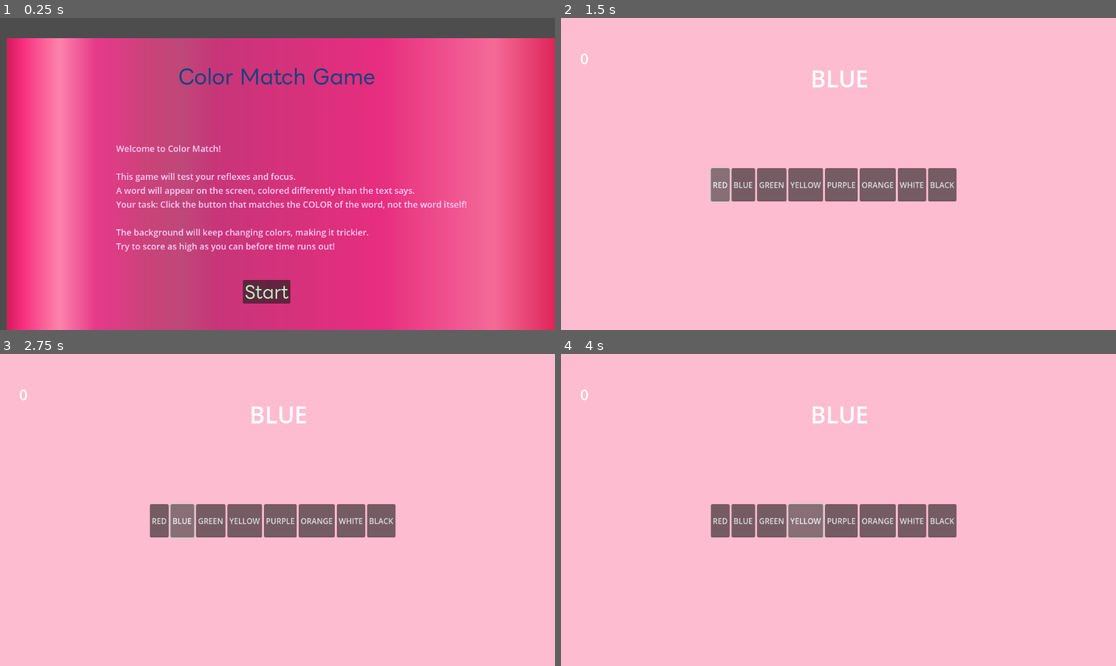
Above: before the commit, frames 1-4 (two rows, left to right).
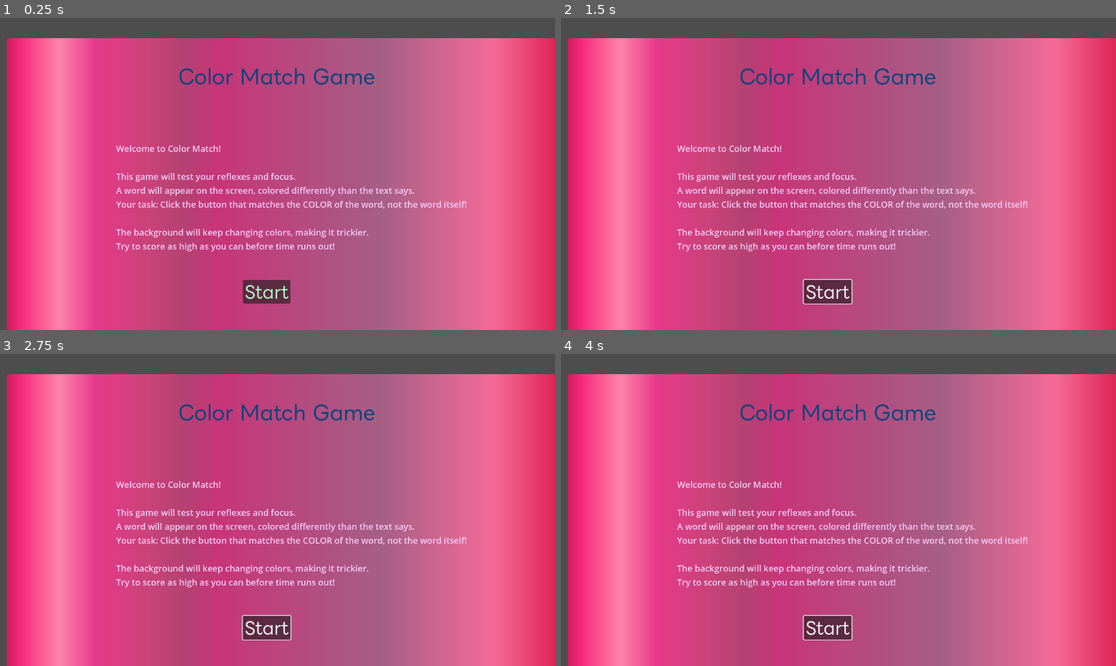
Above: after the commit, the same moments.

Repository: djimichristy-art/ColorMatch
Game: Godot game, scene res://startpage.tscn
Same seed, same stepped clock (60 frames per second), same inputs: the game is played once before the commit and once after it.
Inputs (mouse positions are in pixels of both pictures, inside the frame that each line leads up to):
- Up to frame 1 (0.25 s): no input
- Up to frame 2 (1.5 s): click "Start" at 0.5 s; click (721, 183) at 1.25 s, where only the run before the commit has a clickable "RED"
- Up to frame 3 (2.75 s): click (183, 519) at 2 s, where only the run before the commit has a clickable "BLUE"
- Up to frame 4 (4 s): click (771, 519) at 2.75 s, where only the run before the commit has a clickable "GREEN"; click (805, 519) at 3.5 s, where only the run before the commit has a clickable "YELLOW"

The runs differ from the first frame. In frame 1, 28% of the frame differs, in the area x 49-82%, y 6-100%; in frame 2, 100%, in the area x 0-100%, y 0-100%; in frame 3, 100%; in frame 4, 100%.
Error before the commit: Attempt to call function 'get_meta' in base 'null instance' on a null instance. (res://color_match.gd:49)

Commit message:
added sound to oth thesatrt and end pages

Diff:
--- a/color_match.gd
+++ b/color_match.gd
@@ -1,64 +1,100 @@
-extends Control  # <-- CONTROL, not Node2D
+
+extends Control
+
+# --- Constants ---
+var COLORS = ["RED", "BLUE", "GREEN", "YELLOW", "PURPLE", "ORANGE", "WHITE", "BLACK"]
+var COLOR_VALUES = {
+	"RED": Color(1,0,0),
+	"BLUE": Color(0,0,1),
+	"GREEN": Color(0,1,0),
+	"YELLOW": Color(1,1,0),
+	"PURPLE": Color(0.5,0,0.5),
+	"ORANGE": Color(1,0.5,0),
+	"WHITE": Color(1,1,1),
+	"BLACK": Color(0,0,0)
+}
 
 # --- Variables ---
-var COLORS = ["RED", "BLUE", "GREEN", "YELLOW", "PURPLE", "ORANGE", "WHITE", "BLACK"]
-var COLOR_VALUES = {
-	"RED": Color.RED,
-	"BLUE": Color.BLUE,
-	"GREEN": Color.GREEN,
-	"YELLOW": Color.YELLOW,
-	"PURPLE": Color(0.5, 0, 0.5),
-	"ORANGE": Color(1, 0.5, 0),
-	"WHITE": Color.WHITE,
-	"BLACK": Color.BLACK
-}
+var score: int = 0
+var time_left: int = 20
+var current_color_name: String = ""
+var bg_timer_counter: float = 0
 
-var current_color_name = ""
-var score = 0
+# --- Nodes ---
+@onready var word_label = $WordLabel
+@onready var score_label = $ScoreLabel
+@onready var timer_label = $TimerLabel
+@onready var timer = $GameTimer
+@onready var buttons_container = $ButtonsContainer
+@onready var background = $Background  # ColorRect
 
-# --- Called when the scene is ready ---
+# --- Ready ---
 func _ready():
 	randomize()
 	score = 0
+	time_left = 20
 	update_score_label()
+	update_timer_label()
 	pick_new_color()
 
-	# Assign each button its color name in metadata (all caps)
-	$ButtonRed.set_meta("color_name", "RED")
-	$ButtonBlue.set_meta("color_name", "BLUE")
-	$ButtonGreen.set_meta("color_name", "GREEN")
-	$ButtonYellow.set_meta("color_name", "YELLOW")
-	$ButtonPurple.set_meta("color_name", "PURPLE")
-	$ButtonOrange.set_meta("color_name", "ORANGE")
-	$ButtonWhite.set_meta("color_name", "WHITE")
-	$ButtonBlack.set_meta("color_name", "BLACK")
+	# Connect buttons
+	if buttons_container:
+		for button in buttons_container.get_children():
+			var color_name = button.name.replace("Button","").to_upper()
+			button.set_meta("COLOR_NAME", color_name)
+			if COLOR_VALUES.has(color_name):
+				button.modulate = COLOR_VALUES[color_name]
+			if not button.pressed.is_connected(self._on_answer_button_pressed):
+				button.pressed.connect(_on_answer_button_pressed, [button])
 
-	# Connect all buttons to the same function
-	for button in [$ButtonRed, $ButtonBlue, $ButtonGreen, $ButtonYellow, $ButtonPurple, $ButtonOrange, $ButtonWhite, $ButtonBlack]:
-		button.connect("pressed", self, "_on_answer_button_pressed")
+	if timer:
+		timer.start()
+	else:
+		print("Timer node not found!")
 
-# --- Pick a new random color name ---
+# --- Pick new color ---
 func pick_new_color():
+	if COLORS.size() == 0: return
 	current_color_name = COLORS[randi() % COLORS.size()]
-	$WordLabel.text = current_color_name  # Display the color word
-	update_button_colors()
+	if word_label:
+		word_label.text = current_color_name
 
-# --- Update button colors ---
-func update_button_colors():
-	for button in [$ButtonRed, $ButtonBlue, $ButtonGreen, $ButtonYellow, $ButtonPurple, $ButtonOrange, $ButtonWhite, $ButtonBlack]:
-		var name = button.get_meta("color_name")
-		button.modulate = COLOR_VALUES[name]
-
-# --- Update score label ---
-func update_score_label():
-	$ScoreLabel.text = str(score)
-
-# --- Called when any button is pressed ---
-func _on_answer_button_pressed():
-	var button = get_tree().get_sender()  # Get the button pressed
-	var button_color = button.get_meta("color_name")
-
+# --- Button pressed ---
+func _on_answer_button_pressed(button):
+	if button == null: return
+	var button_color = button.get_meta("COLOR_NAME")
 	if button_color == current_color_name:
 		score += 1
 	update_score_label()
 	pick_new_color()
+
+# --- Labels ---
+func update_score_label():
+	if score_label:
+		score_label.text = "Score: " + str(score)
+
+func update_timer_label():
+	if timer_label:
+		timer_label.text = "Time: " + str(time_left)
+
+# --- Background color change ---
+func _process(delta):
+	bg_timer_counter += delta
+	if bg_timer_counter >= 3.0:
+		bg_timer_counter = 0
+		if background:
+			# Lighter random colors so text is readable
+			background.color = Color(randf()*0.6 + 0.4, randf()*0.6 + 0.4, randf()*0.6 + 0.4)
+
+# --- Timer timeout ---
+func _on_GameTimer_timeout():
+	time_left -= 1
+	update_timer_label()
+	if time_left <= 0:
+		if timer:
+			timer.stop()
+		var end_page = get_parent().get_node("EndPage")
+		if end_page:
+			end_page.show_score(score)
+			self.visible = false
+			end_page.visible = true
--- a/color_match.tscn
+++ b/color_match.tscn
@@ -47,7 +47,7 @@
 offset_bottom = 112.0
 theme_override_font_sizes/font_size = 30
 
-[node name="TimeLabel" type="Label" parent="."]
+[node name="TimerLabel" type="Label" parent="."]
 layout_mode = 1
 anchors_preset = 1
 anchor_left = 1.0
@@ -58,7 +58,9 @@
 offset_bottom = 147.0
 grow_horizontal = 0
 
-[node name="ButtonPanel" type="HBoxContainer" parent="."]
+[node name="GameTimer" type="Timer" parent="."]
+
+[node name="ButtonsContainer" type="HBoxContainer" parent="."]
 layout_mode = 1
 anchors_preset = 13
 anchor_left = 0.5
@@ -71,38 +73,37 @@
 grow_horizontal = 2
 grow_vertical = 2
 
-[node name="RedButton" type="Button" parent="ButtonPanel"]
+[node name="RedButton" type="Button" parent="ButtonsContainer"]
 layout_mode = 2
 text = "RED"
 
-[node name="BlueButton" type="Button" parent="ButtonPanel"]
+[node name="BlueButton" type="Button" parent="ButtonsContainer"]
 layout_mode = 2
 text = "BLUE"
 
-[node name="GreenButton" type="Button" parent="ButtonPanel"]
+[node name="GreenButton" type="Button" parent="ButtonsContainer"]
 layout_mode = 2
 text = "GREEN"
 
-[node name="YellowButton" type="Button" parent="ButtonPanel"]
+[node name="YellowButton" type="Button" parent="ButtonsContainer"]
 layout_mode = 2
 text = "YELLOW"
 
-[node name="PurpleButton" type="Button" parent="ButtonPanel"]
+[node name="PurpleButton" type="Button" parent="ButtonsContainer"]
 layout_mode = 2
 text = "PURPLE"
 
-[node name="OrangeButton" type="Button" parent="ButtonPanel"]
+[node name="OrangeButton" type="Button" parent="ButtonsContainer"]
 layout_mode = 2
 text = "ORANGE"
 
-[node name="WhiteButton" type="Button" parent="ButtonPanel"]
+[node name="WhiteButton" type="Button" parent="ButtonsContainer"]
 layout_mode = 2
 text = "WHITE"
 
-[node name="BlackButton" type="Button" parent="ButtonPanel"]
+[node name="BlackButton" type="Button" parent="ButtonsContainer"]
 layout_mode = 2
 text = "BLACK"
 
-[node name="GameTimer" type="Timer" parent="."]
-
-[connection signal="pressed" from="ButtonPanel/RedButton" to="." method="_on_red_button_pressed"]
+[connection signal="timeout" from="GameTimer" to="." method="_on_game_timer_timeout"]
+[connection signal="pressed" from="ButtonsContainer/RedButton" to="." method="_on_red_button_pressed"]
--- a/endpage.gd
+++ b/endpage.gd
@@ -1,16 +1,28 @@
 extends Control
 
+# --- Nodes ---
 @onready var restart_btn = $RestartButton
 @onready var score_label = $ScoreLabel
+@onready var end_audio = $EndPageAudio  # Your AudioStreamPlayer node with the mp3
 
 var final_score: int = 0
 
 func _ready():
-	restart_btn.pressed.connect(_on_restart_pressed)
+	# Connect restart button
+	if not restart_btn.pressed.is_connected(self._on_restart_pressed):
+		restart_btn.pressed.connect(self._on_restart_pressed)
 
+# --- Show final score and play sound ---
 func show_score(score):
 	final_score = score
 	score_label.text = "Your Score: " + str(final_score)
 
+	# Play game over sound
+	end_audio.play()
+
+# --- Restart button pressed ---
 func _on_restart_pressed():
+	# Optional: play click sound if you have one
+	# end_audio.play()  # if you want same sound on restart
+
 	get_tree().change_scene_to_file("res://StartPage.tscn")
--- a/endpage.tscn
+++ b/endpage.tscn
@@ -1,6 +1,7 @@
-[gd_scene load_steps=4 format=3 uid="uid://dstdk4gq0tgdx"]
+[gd_scene load_steps=5 format=3 uid="uid://dstdk4gq0tgdx"]
 
 [ext_resource type="Script" uid="uid://t2qevqcornia" path="res://endpage.gd" id="1_jvdcb"]
+[ext_resource type="AudioStream" uid="uid://cjvj11lcqgyov" path="res://assets/EndPageAudio.mp3" id="2_qvy0f"]
 
 [sub_resource type="Gradient" id="Gradient_1a7p1"]
 colors = PackedColorArray(0.8832991, 0.1550833, 0.3664857, 1, 0.9964269, 0.8082674, 0.46418923, 1)
@@ -18,6 +19,7 @@
 offset_left = -2.0
 offset_right = 1148.0
 offset_bottom = 644.0
+rotation = 0.00366342
 texture = SubResource("GradientTexture1D_jvdcb")
 
 [node name="GameOverLabel" type="Label" parent="."]
@@ -32,10 +34,14 @@
 
 [node name="RestartButton" type="Button" parent="."]
 layout_mode = 0
-offset_left = 515.0
-offset_top = 457.0
-offset_right = 635.0
-offset_bottom = 507.0
+offset_left = 490.0
+offset_top = 446.0
+offset_right = 610.0
+offset_bottom = 496.0
 theme_override_colors/font_color = Color(0.7834733, 0.9171668, 0.79425585, 1)
 theme_override_font_sizes/font_size = 30
 text = "Restart"
+
+[node name="EndPageAudio" type="AudioStreamPlayer2D" parent="."]
+stream = ExtResource("2_qvy0f")
+autoplay = true
--- /dev/null
+++ b/start_page_audio.gd
@@ -0,0 +1,11 @@
+extends AudioStreamPlayer2D
+
+
+# Called when the node enters the scene tree for the first time.
+func _ready() -> void:
+	pass # Replace with function body.
+
+
+# Called every frame. 'delta' is the elapsed time since the previous frame.
+func _process(delta: float) -> void:
+	pass
--- a/startpage.gd
+++ b/startpage.gd
@@ -1,10 +1,13 @@
 extends Control
 
 @onready var start_button = $StartButton
+@onready var start_audio = $StartPageAudio  # optional, if you have a sound
 
 func _ready():
-	start_button.focus_mode = Control.FOCUS_NONE
 	start_button.pressed.connect(_on_start_pressed)
 
 func _on_start_pressed():
-	get_tree().change_scene_to_file("res://color_match.tscn")
+	if start_audio:
+		start_audio.play()
+	# Load the ColorMatchGame scene
+	get_tree().change_scene_to_file("res://ColorMatchGame.tscn")  # Make sure this path matches your file
--- a/startpage.tscn
+++ b/startpage.tscn
@@ -1,11 +1,12 @@
-[gd_scene load_steps=5 format=3 uid="uid://bim2atdxs4x1j"]
+[gd_scene load_steps=6 format=3 uid="uid://bim2atdxs4x1j"]
 
 [ext_resource type="FontFile" uid="uid://bvjm6magbe50j" path="res://assets/LINESeedJP-Regular.ttf" id="1_flpxy"]
 [ext_resource type="Script" uid="uid://d1uho1s5jj61i" path="res://startpage.gd" id="1_t2245"]
+[ext_resource type="AudioStream" uid="uid://cal2kkdap1sh3" path="res://assets/StartPageAudio.mp3" id="3_q8grx"]
 
 [sub_resource type="Gradient" id="Gradient_t2245"]
 offsets = PackedFloat32Array(0, 0.026666667, 0.093333334, 0.16, 0.25333333, 0.32, 0.38, 0.68, 0.88666666, 1)
-colors = PackedColorArray(0.83466315, 0.1142341, 0.37331247, …(117 unchanged characters)… 79599744, 0.26349583, 0.47774768, 1, 0.74903375, 0.2812091, 0.4761883, 1, 0.7854305, 0.20913538, 0.4741093, 1, 0.9084943, 0.17839429, 0.49904472, 1, 0.9607843, 0.41960785, 0.59607846, 1, 0.870145, 0.13522992, 0.34150904, 1)
+colors = PackedColorArray(0.83466315, 0.1142341, 0.37331247, …(117 unchanged characters)… 79599744, 0.26349583, 0.47774768, 1, 0.7121438, 0.25816432, 0.44891274, 1, 0.7854305, 0.20913538, 0.4741093, 1, 0.6524065, 0.373471, 0.52430356, 1, 0.9607843, 0.41960785, 0.59607846, 1, 0.870145, 0.13522992, 0.34150904, 1)
 
 [sub_resource type="GradientTexture1D" id="GradientTexture1D_q8grx"]
 gradient = SubResource("Gradient_t2245")
@@ -65,3 +66,7 @@
 theme_override_fonts/font = ExtResource("1_flpxy")
 theme_override_font_sizes/font_size = 36
 text = "Start"
+
+[node name="StartPageAudio" type="AudioStreamPlayer2D" parent="."]
+stream = ExtResource("3_q8grx")
+autoplay = true
Not shown, added: addons/gargamel10-game-loading-sound-effect-380367.mp3.import
Not shown, added: addons/ribhavagrawal-game-over-2-sound-effect-230463 (1).mp3.import
Not shown, added: addons/ribhavagrawal-game-over-2-sound-effect-230463.mp3.import
Not shown, added: assets/EndPageAudio.mp3.import
Not shown, added: assets/StartPageAudio.mp3.import
Not shown, added: start_page_audio.gd.uid
Not shown, added: addons/gargamel10-game-loading-sound-effect-380367.mp3
Not shown, added: addons/ribhavagrawal-game-over-2-sound-effect-230463 (1).mp3
Not shown, added: addons/ribhavagrawal-game-over-2-sound-effect-230463.mp3
Not shown, added: assets/EndPageAudio.mp3
Not shown, added: assets/StartPageAudio.mp3
